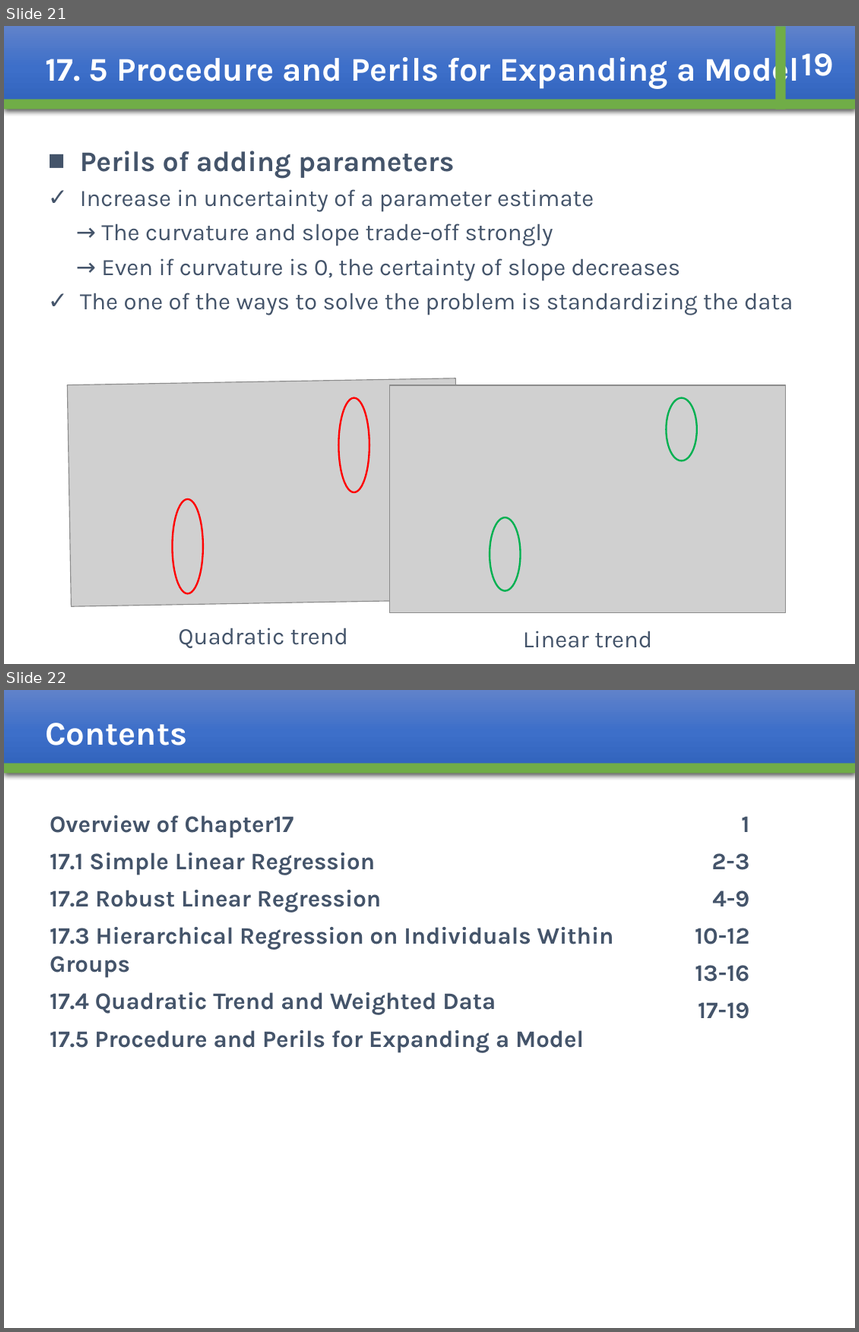
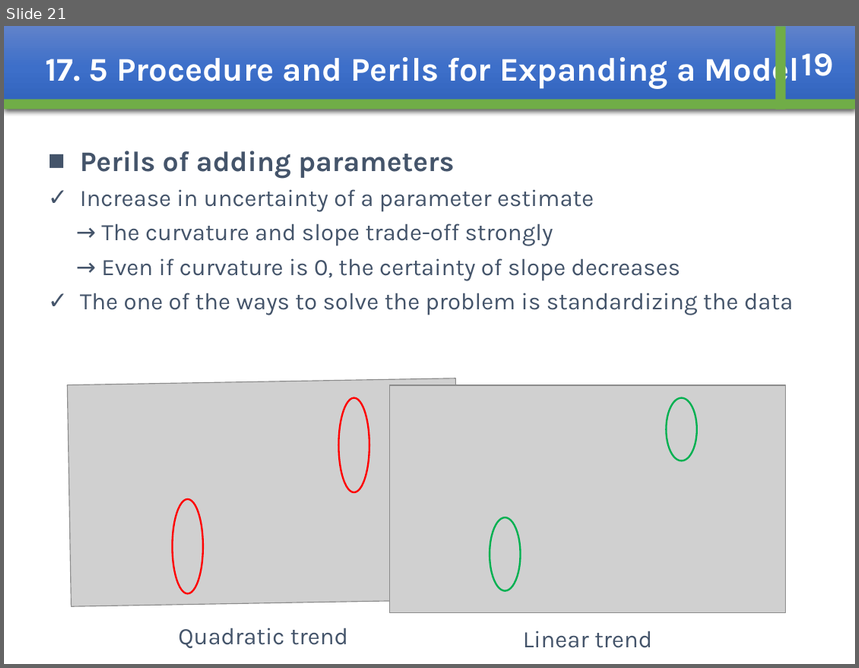
Before and after one commit to whcitizen/citizen-_task, a slide deck: 02_working/08_Bayesian/Bayesian_ch17_kajihara.pptx. Shown one above the other, each under a label of ours: slides 21 and 22 before the commit, slide 21 after it. The pictures are 859x1332 and 859x668 pixels, drawn with LibreOffice and Linux fonts; fonts in the diff are those of the drawing; grey boxes stand for pictures. Boxes give left, top, right and bottom in pixels: in the first picture for what was removed or moved away, otherwise in the second. Text is boxed around its words. In the diff, an @@ line names an element or a change of style, - is before the commit and + after.

```diff
--- a/02_working/08_Bayesian/Bayesian_ch17_kajihara.pptx
+++ b/02_working/08_Bayesian/Bayesian_ch17_kajihara.pptx
@@ slide 22 removed at (4,690,855,1328), background #FFFFFF @@
@@ rectangle removed at (4,690,855,774) @@
-Contents
@@ rectangle removed at (4,763,855,774) @@
@@ text removed at (50,815,614,1053) @@
-Overview of Chapter17
-17.1 Simple Linear Regression
-17.2 Robust Linear Regression
-17.3 Hierarchical Regression on Individuals Within Groups
-17.4 Quadratic Trend and Weighted Data
-17.5 Procedure and Perils for Expanding a Model
@@ text removed at (695,816,750,982) @@
-1
-2-3
-4-9
-10-12
-13-16
-17-19
```
Also in this commit, not shown: 1 slide changed.
